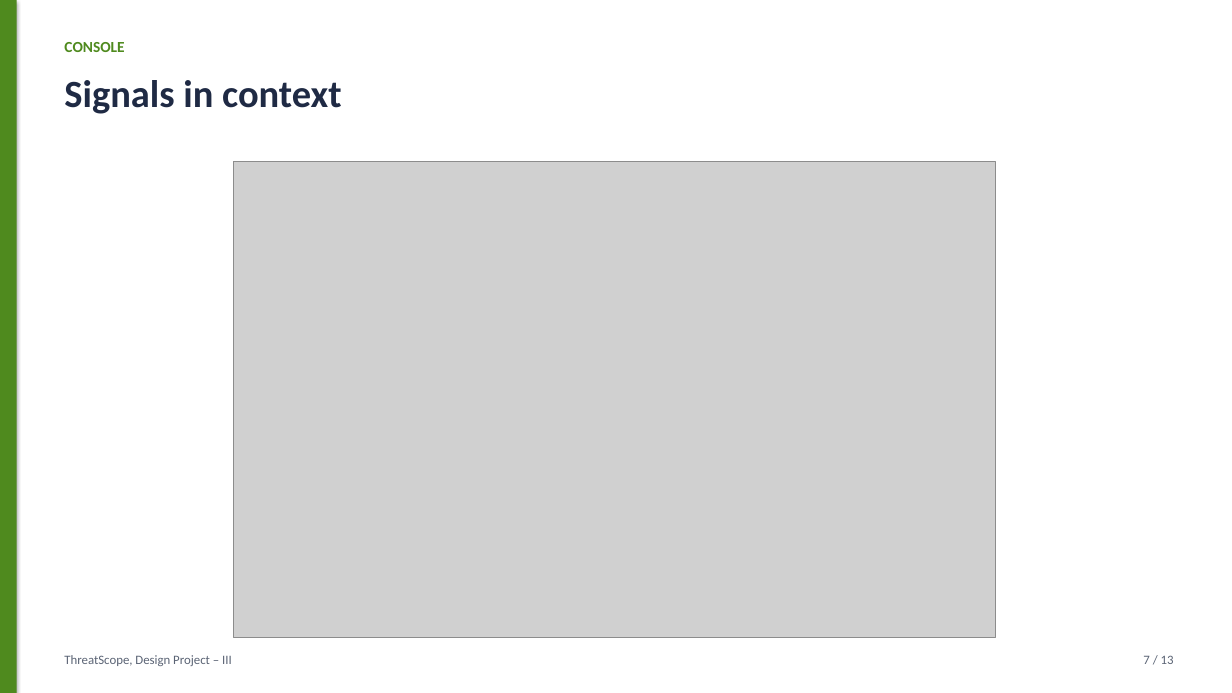
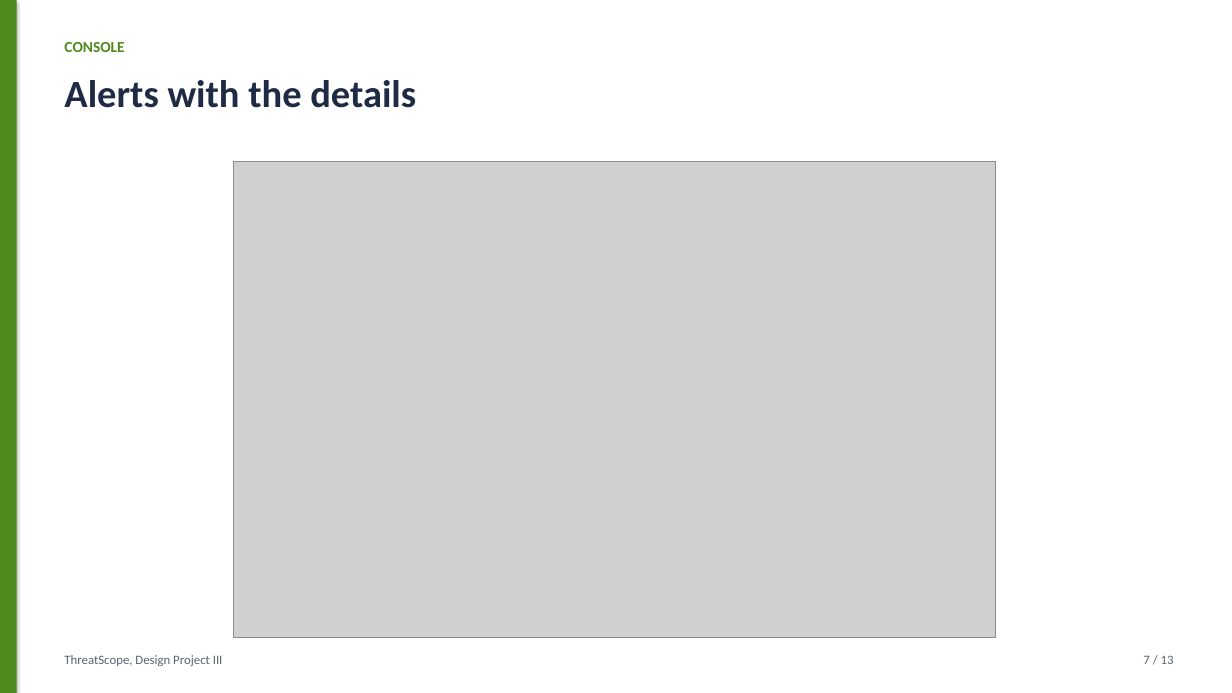
Before and after one commit to harshacreate/ThreatScope, a slide deck: slide 7 of report/ThreatScope_Presentation.pptx. Drawn at 1232x693 pixels with LibreOffice and Linux fonts; fonts in the diff are those of the drawing; grey boxes stand for pictures. Boxes give left, top, right and bottom in pixels: in the first picture for what was removed or moved away, otherwise in the second. Text is boxed around its words. In the diff, an @@ line names an element or a change of style, - is before the commit and + after.

```diff
--- a/report/ThreatScope_Presentation.pptx
+++ b/report/ThreatScope_Presentation.pptx
@@ text at box(64, 80, 416, 108): text changed @@
-Signals in context
+Alerts with the details
@@ text at box(64, 655, 223, 666): text changed @@
-ThreatScope, Design Project – III
+ThreatScope, Design Project III
```
Also in this commit, not shown: 12 other slides changed, 17 other files.
